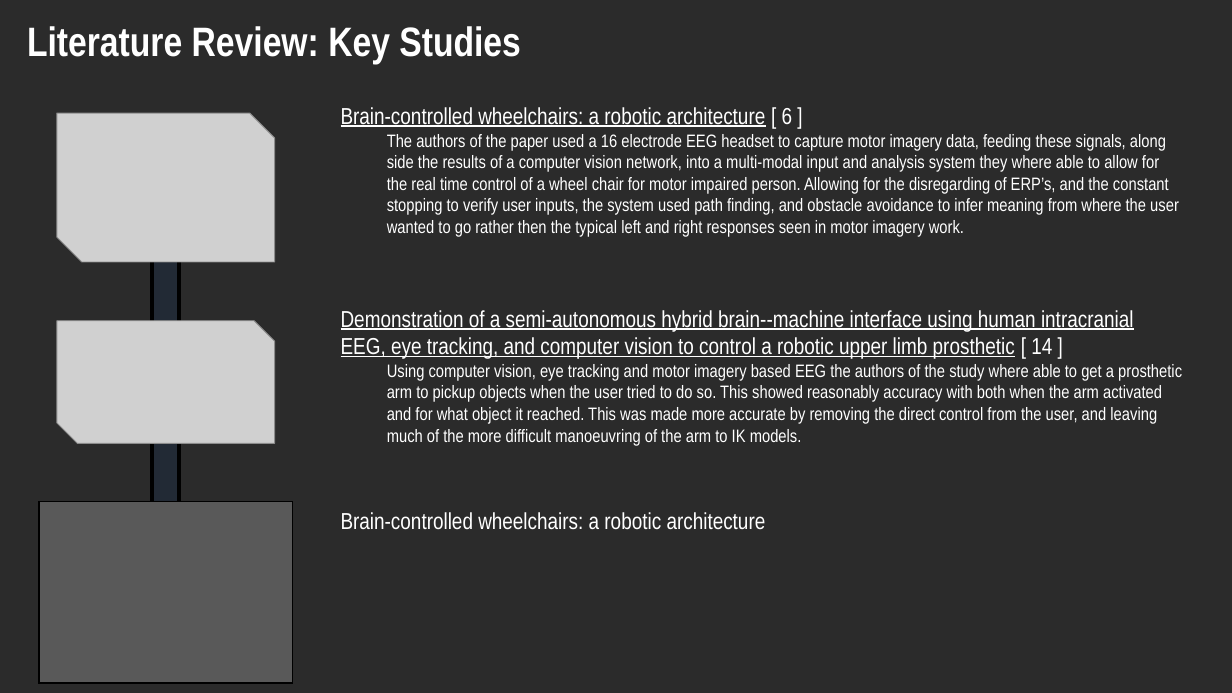
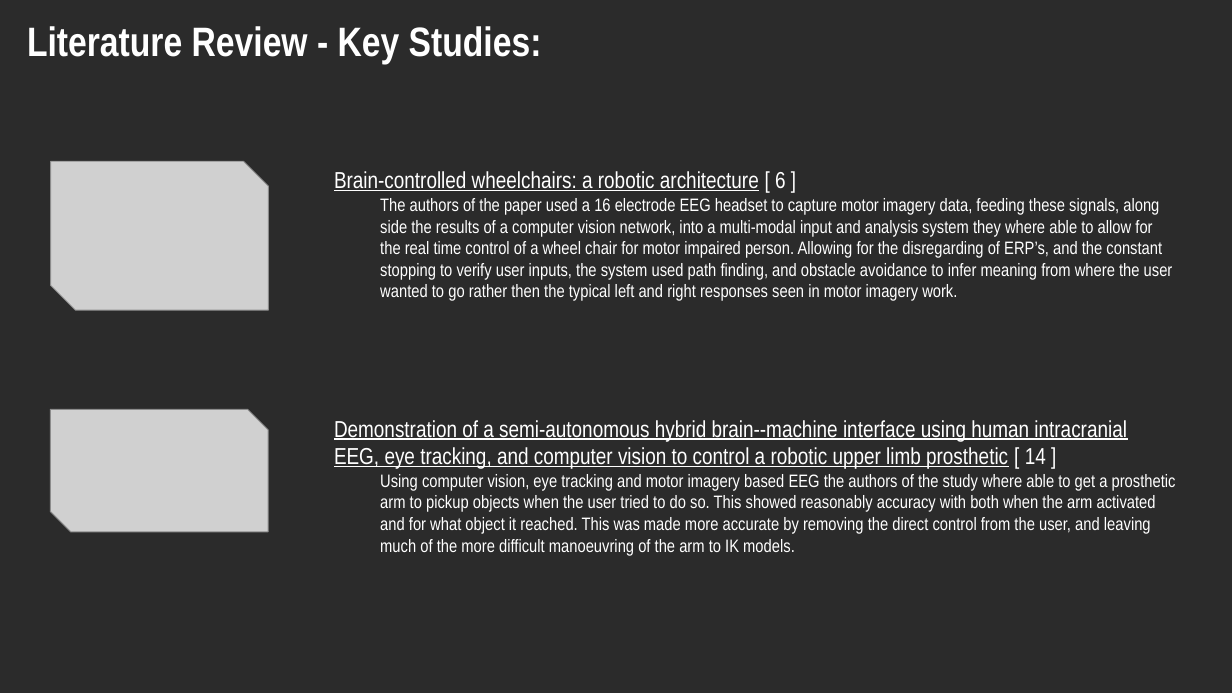
Before and after one commit to Keiishkii/Final-Year-Project, a slide deck: slide 2 of - Presentations/Final Year Project - Progress Presentation.pptx. Drawn at 1232x693 pixels with LibreOffice and Linux fonts; fonts in the diff are those of the drawing; grey boxes stand for pictures; background and template pictures are left out; a plain dark background stands for a picture behind light text. Boxes give left, top, right and bottom in pixels: in the first picture for what was removed or moved away, otherwise in the second. Text is boxed around its words. In the diff, an @@ line names an element or a change of style, - is before the commit and + after.

Commit message:
presentation update

```diff
--- a/- Presentations/Final Year Project - Progress Presentation.pptx
+++ b/- Presentations/Final Year Project - Progress Presentation.pptx
@@ text at <box>27,26,542,64</box>: text changed @@
-Literature Review: Key Studies
+Literature Review - Key Studies:
@@ picture: place and size @@
-picture at <box>57,113,275,262</box>
+picture at <box>51,161,269,310</box>
@@ rectangle removed at <box>152,178,179,596</box> @@
@@ text "Brain-controlled wheelchairs: a robotic architecture ...": place and size @@
-text "Brain-controlled wheelchairs: a robotic architecture ..." at <box>341,107,1179,237</box>
+text "Brain-controlled wheelchairs: a robotic architecture ..." at <box>334,171,1173,301</box>
@@ picture: place and size @@
-picture at <box>57,321,275,444</box>
+picture at <box>50,409,268,532</box>
@@ text "Demonstration of a semi-autonomous hybrid ...": place and size @@
-text "Demonstration of a semi-autonomous hybrid ..." at <box>341,310,1182,446</box>
+text "Demonstration of a semi-autonomous hybrid ..." at <box>334,420,1176,555</box>
@@ rectangle removed at <box>39,502,292,683</box> @@
@@ text removed at <box>341,512,766,530</box> @@
-Brain-controlled wheelchairs: a robotic architecture
```
Also in this commit, not shown: 5 other slides changed, 1 slide added, 1 slide removed.
